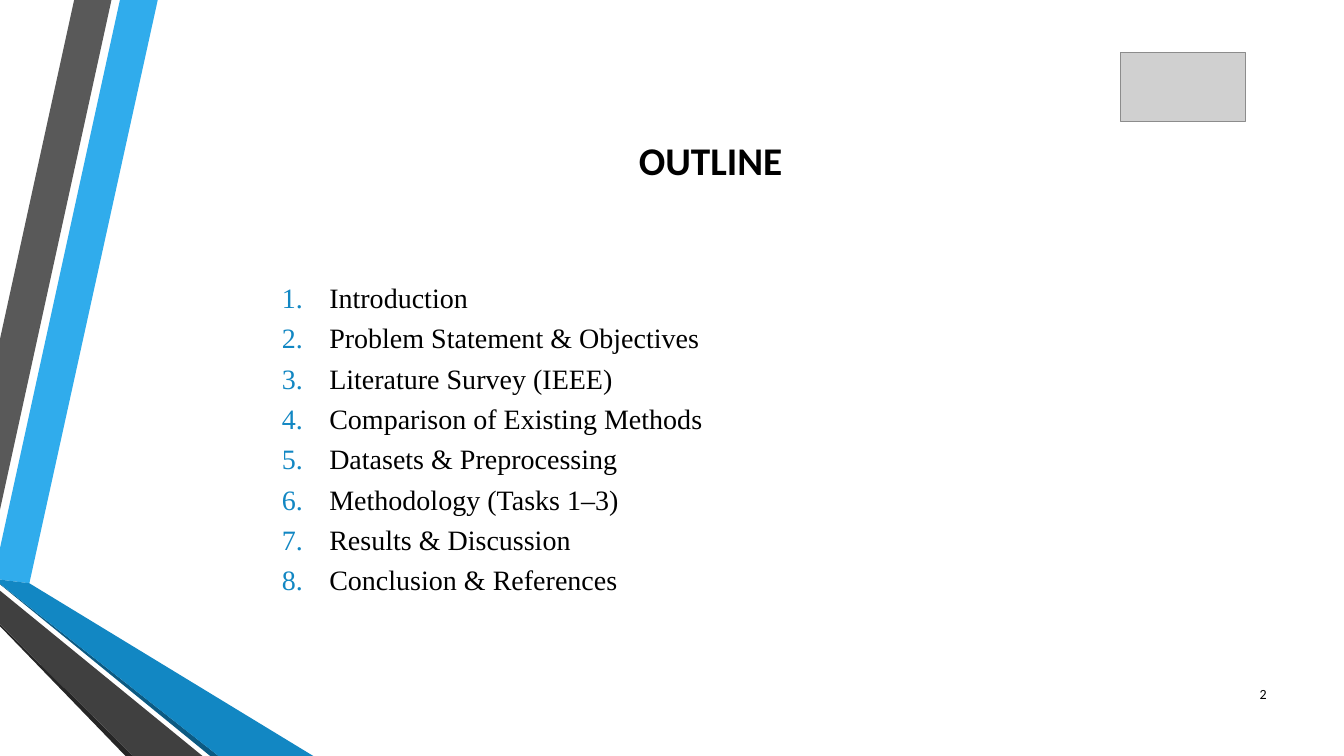
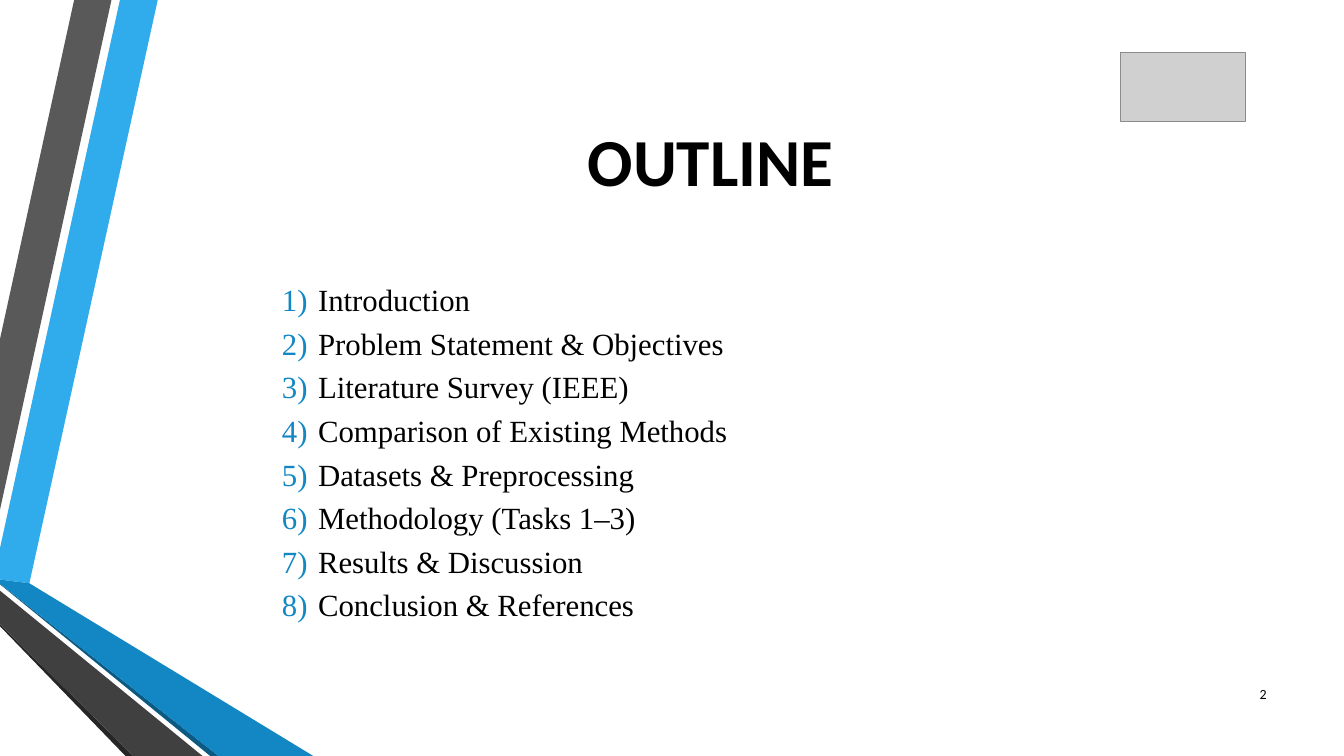
Before and after one commit to rohans-cs24/Review-1, a slide deck: slide 2 of PPT/intro.pptx. Drawn at 1344x756 pixels with LibreOffice and Linux fonts; fonts in the diff are those of the drawing; grey boxes stand for pictures; background and template pictures are left out. Boxes give left, top, right and bottom in pixels: in the first picture for what was removed or moved away, otherwise in the second. Text is boxed around its words. In the diff, an @@ line names an element or a change of style, - is before the commit and + after.

```diff
--- a/PPT/intro.pptx
+++ b/PPT/intro.pptx
@@ title "OUTLINE" at [588,142,834,187]: size 28 to 48 pt @@
@@ text "Introduction" at [318,289,728,617]: size 20 to 22 pt; bullet 1. to 1) @@
```
Also in this commit, not shown: 2 other slides changed, 40 other files.
